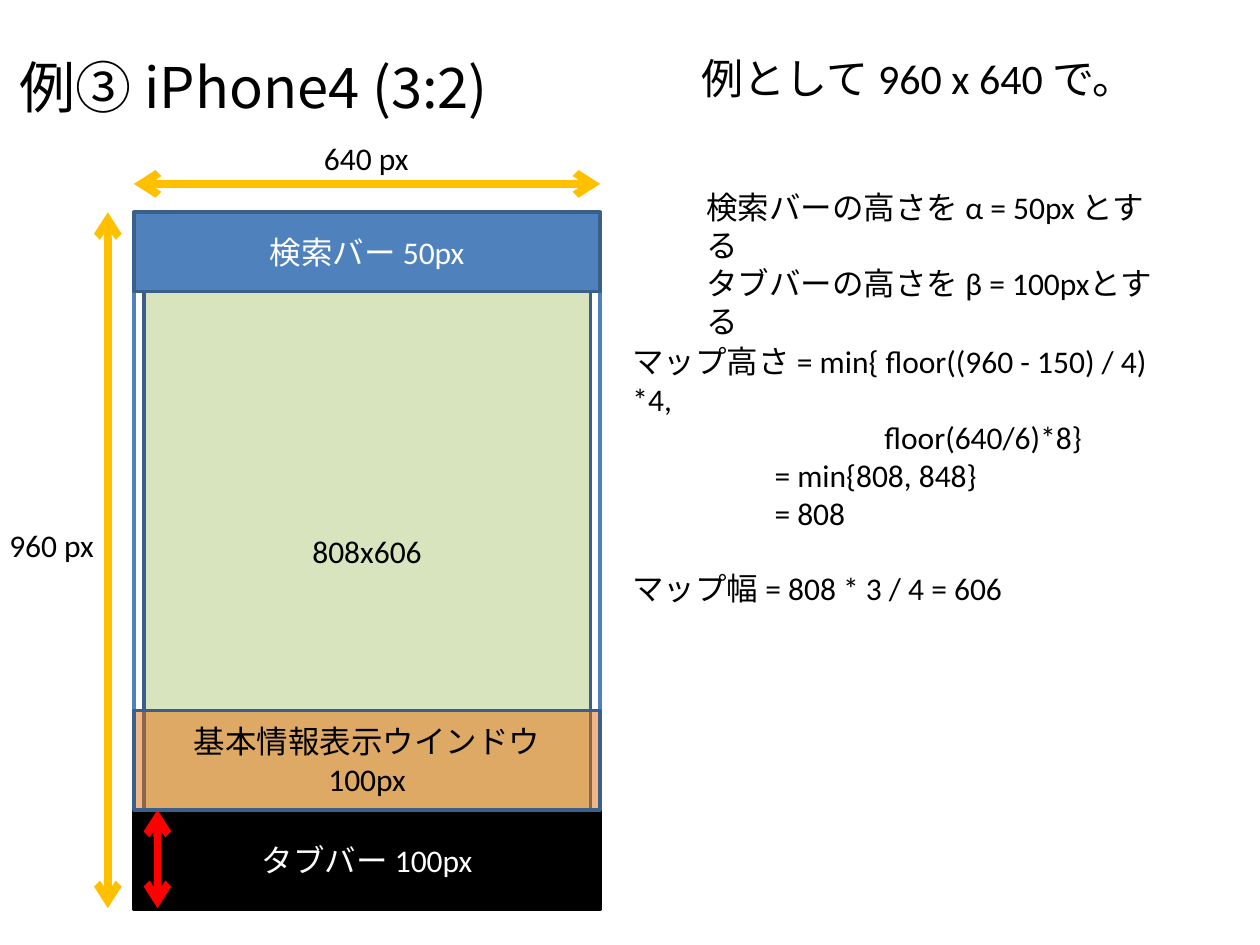
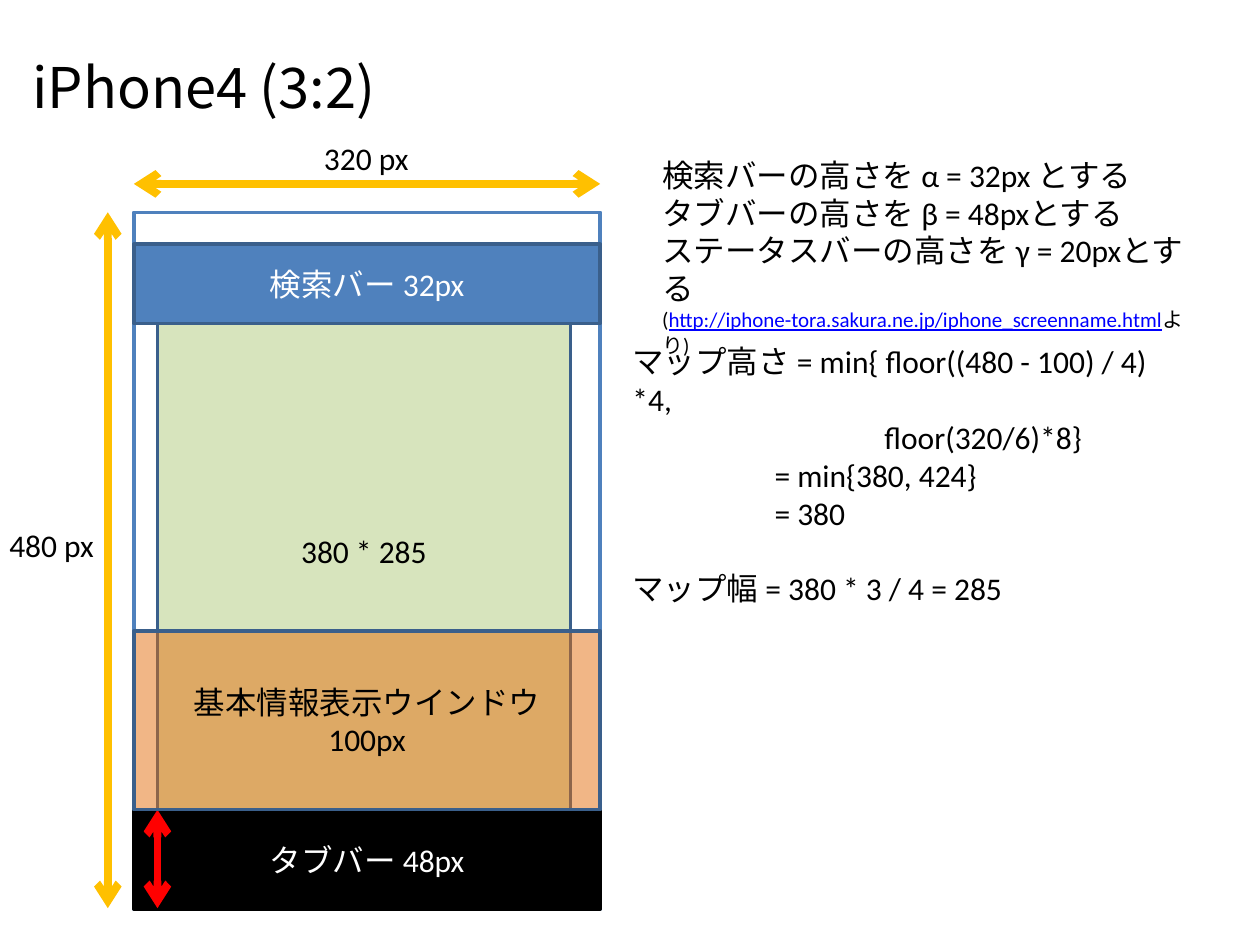
Before and after one commit to Tsukuba-SAY/documents, a slide deck: slide 4 of レイアウトに関する要求.pptx (slide 6 before the commit). Drawn at 1260x945 pixels with LibreOffice and Linux fonts; fonts in the diff are those of the drawing. Boxes give left, top, right and bottom in pixels: in the first picture for what was removed or moved away, otherwise in the second. Text is boxed around its words. In the diff, an @@ line names an element or a change of style, - is before the commit and + after.

```diff
--- a/レイアウトに関する要求.pptx
+++ b/レイアウトに関する要求.pptx
@@ text removed at (702,59,1134,98) @@
-例として 960 x 640 で。
@@ title at (32,62,376,119): text changed @@
-例③ iPhone4 (3:2)
+iPhone4 (3:2)
@@ text at (324,149,409,175): text changed @@
-640 px
+320 px
@@ text at (662,160,1183,331): text changed; size 18 to 12 pt @@
-検索バーの高さを α = 50px とする
-タブバーの高さを β = 100pxとする
+検索バーの高さを α = 32px とする
+タブバーの高さを β = 48pxとする
+ステータスバーの高さを γ = 20pxとする
+(http://iphone-tora.sakura.ne.jp/iphone_screenname.htmlより)
@@ rectangle "検索バー 32px": place and size @@
-rectangle "検索バー 32px" at (134,212,600,291)
+rectangle "検索バー 32px" at (134,244,600,324)
@@ text in rectangle at (270,269,464,301): text changed @@
-検索バー 50px
+検索バー 32px
@@ rectangle "380 * 285": place and size @@
-rectangle "380 * 285" at (144,291,590,809)
+rectangle "380 * 285" at (158,291,571,809)
@@ text at (632,341,1146,603): text changed @@
-  マップ高さ = min{ floor((960 - 150) / 4) *4,
-  floor(640/6)*8}
-  = min{808, 848}
-  = 808
-  マップ幅 = 808 * 3 / 4 = 606
+  マップ高さ = min{ floor((480 - 100) / 4) *4,
+  floor(320/6)*8}
+  = min{380, 424}
+  = 380
+  マップ幅 = 380 * 3 / 4 = 285
@@ text at (9,535,94,562): text changed @@
-960 px
+480 px
@@ text in rectangle at (301,541,427,564): text changed @@
-808x606
+380 * 285
@@ rectangle "基本情報表示ウインドウ": place and size @@
-rectangle "基本情報表示ウインドウ" at (134,711,600,810)
+rectangle "基本情報表示ウインドウ" at (134,631,600,810)
@@ text in rectangle at (270,845,464,877): text changed @@
-タブバー 100px
+タブバー 48px
```
Also in this commit, not shown: 5 other slides changed, 1 slide added.
